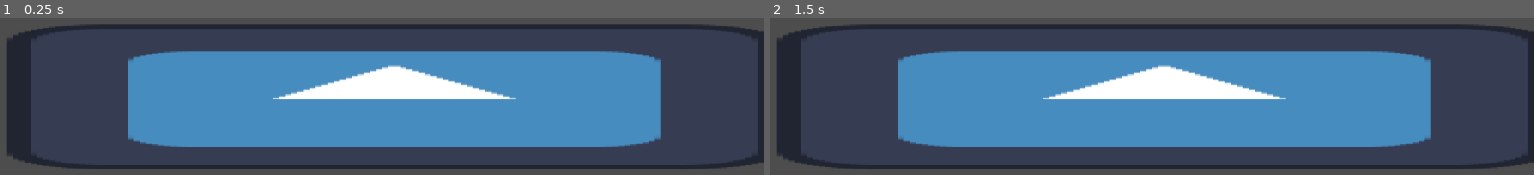
Above: before the commit, frames 1-2 (left to right).
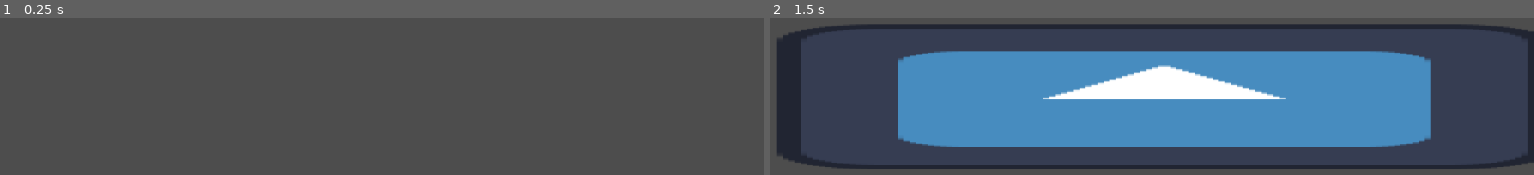
Above: after the commit, the same moments.

Repository: jible/Platform-fighter
Game: Godot game, scene res://scenes/helper_scenes/match_select.tscn
Two runs of this game, one before a commit and one after it. Both use one fixed random seed, a clock stepped at 60 frames per second and the inputs below. Before the commit the project starts from res://scenes/helper_scenes/play_scene.tscn. The engine's default icon, where the game draws it, is replaced by a stand-in: a white triangle on a blue panel in a dark square.
Inputs (mouse positions are in pixels of both pictures, inside the frame that each line leads up to):
- Up to frame 1 (0.25 s): no input
- Up to frame 2 (1.5 s): tap Enter (start) at 0.5 s; move the mouse to (outside the picture) at 0.52 s; hold D 0.53-1.25 s; hold Enter (start) 0.53-1.25 s; click (outside the picture) at 0.67 s; tap Space at 0.77 s; drag from (outside the picture) to (1090, 82) at 1.27 s

The runs differ from the first frame. In frame 1, 52% of the frame differs, in the area x 0-100%, y 3-97%; in frame 2, nothing differs.

Commit message:
added hitbox editor

Diff:
--- a/platform-fighter/characters/test_character/test_character.tscn
+++ b/platform-fighter/characters/test_character/test_character.tscn
@@ -9,8 +9,8 @@
 [ext_resource type="Script" uid="uid://bm3an7ro8eqsd" path="res://components/for_characters/hitbox_hurtbox/hurtbox.gd" id="14_lo27l"]
 
 [sub_resource type="CapsuleShape2D" id="CapsuleShape2D_fecar"]
-radius = 100.0
-height = 250.0
+radius = 500.0
+height = 1000.0
 
 [sub_resource type="CircleShape2D" id="CircleShape2D_fecar"]
 
@@ -131,13 +131,13 @@
 tracks/0/imported = false
 tracks/0/enabled = true
 tracks/0/path = NodePath("SpriteManager/StateMachine/Punch/hitbox:position")
-tracks/0/interp = 0
-tracks/0/loop_wrap = true
-tracks/0/keys = {
-"times": PackedFloat32Array(0),
-"transitions": PackedFloat32Array(1),
-"update": 1,
-"values": [Vector2(150, 80)]
+tracks/0/interp = 1
+tracks/0/loop_wrap = true
+tracks/0/keys = {
+"times": PackedFloat32Array(2, 6),
+"transitions": PackedFloat32Array(1, 1),
+"update": 0,
+"values": [Vector2(0, 0), Vector2(200, 70)]
 }
 tracks/1/type = "value"
 tracks/1/imported = false
@@ -146,7 +146,7 @@
 tracks/1/interp = 0
 tracks/1/loop_wrap = true
 tracks/1/keys = {
-"times": PackedFloat32Array(3, 5),
+"times": PackedFloat32Array(2, 7),
 "transitions": PackedFloat32Array(1, 1),
 "update": 1,
 "values": [true, false]
@@ -158,7 +158,7 @@
 tracks/2/interp = 1
 tracks/2/loop_wrap = true
 tracks/2/keys = {
-"times": PackedFloat32Array(3, 5),
+"times": PackedFloat32Array(2, 7),
 "transitions": PackedFloat32Array(1, 1),
 "values": [{
 "args": [],
@@ -236,10 +236,13 @@
 &"Walk": SubResource("Animation_m32lo")
 }
 
-[node name="TestCharacter" instance=ExtResource("1_ka262")]
+[node name="TestCharacter" unique_id=1733709129 instance=ExtResource("1_ka262")]
 scale = Vector2(15, 15)
 
-[node name="PunchBehavior" type="Node" parent="CharacterBody/BehaviorManager" index="0" node_paths=PackedStringArray("base_character", "state_machine")]
+[node name="CollisionShape2D" parent="CharacterBody" index="0"]
+visible = false
+
+[node name="PunchBehavior" type="Node" parent="CharacterBody/BehaviorManager" index="0" unique_id=1924195955 node_paths=PackedStringArray("base_character", "state_machine")]
 script = ExtResource("2_ka262")
 priority = 2
 valid_states = Array[String](["Idle", "Aerial", "Walk"])
@@ -250,9 +253,10 @@
 [node name="SpriteManager" parent="." index="1"]
 sprite_frames = ExtResource("3_6ropc")
 animation = &"Punch"
+frame = 6
 snap = true
 
-[node name="Punch" type="Node2D" parent="SpriteManager/StateMachine" index="0" node_paths=PackedStringArray("base_character", "state_machine", "character_body")]
+[node name="Punch" type="Node2D" parent="SpriteManager/StateMachine" index="0" unique_id=566795449 node_paths=PackedStringArray("base_character", "state_machine", "character_body")]
 script = ExtResource("3_cu1ws")
 base_character = NodePath("../../..")
 state_machine = NodePath("..")
@@ -262,18 +266,20 @@
 anim_target_frame_rate = 12.0
 metadata/_custom_type_script = "uid://cmitgdh8qbd2q"
 
-[node name="hitbox" parent="SpriteManager/StateMachine/Punch" index="0" node_paths=PackedStringArray("collision_shape", "base_character") instance=ExtResource("5_ktjrq")]
-position = Vector2(150, 80)
+[node name="hitbox" parent="SpriteManager/StateMachine/Punch" index="0" unique_id=1238400002 node_paths=PackedStringArray("collision_shape", "base_character") instance=ExtResource("5_ktjrq")]
+visible = false
+position = Vector2(200, 70)
 collision_shape = NodePath("collision")
 base_character = NodePath("../../../..")
-knockback_magnitude = 1000.0
-knockback_vector = Vector2(0.71, -0.71)
-
-[node name="collision" type="CollisionShape2D" parent="SpriteManager/StateMachine/Punch/hitbox" index="1"]
+damage = 100.0
+knockback_magnitude = 5000.0
+knockback_vector = Vector2(0, -1)
+
+[node name="collision" type="CollisionShape2D" parent="SpriteManager/StateMachine/Punch/hitbox" index="1" unique_id=1997466450]
 shape = SubResource("CapsuleShape2D_fecar")
 debug_color = Color(0.180392, 0.627451, 0.423529, 0.47451)
 
-[node name="Dash" type="Node2D" parent="SpriteManager/StateMachine" index="1" node_paths=PackedStringArray("input_handler", "base_character", "state_machine", "character_body")]
+[node name="Dash" type="Node2D" parent="SpriteManager/StateMachine" index="1" unique_id=381482758 node_paths=PackedStringArray("input_handler", "base_character", "state_machine", "character_body")]
 script = ExtResource("7_ey8be")
 input_handler = NodePath("../../../InputHandler")
 base_character = NodePath("../../..")
@@ -284,7 +290,8 @@
 anim_target_frame_rate = 12.0
 metadata/_custom_type_script = "uid://cmitgdh8qbd2q"
 
-[node name="Hurtbox" type="Area2D" parent="SpriteManager" index="1" node_paths=PackedStringArray("base_character", "character_body")]
+[node name="Hurtbox" type="Area2D" parent="SpriteManager" index="1" unique_id=1007828090 node_paths=PackedStringArray("base_character", "character_body")]
+visible = false
 position = Vector2(-0.69, 2.365)
 scale = Vector2(0.585, 0.585)
 script = ExtResource("14_lo27l")
@@ -292,13 +299,11 @@
 character_body = NodePath("../../CharacterBody")
 metadata/_custom_type_script = "uid://bm3an7ro8eqsd"
 
-[node name="CollisionShape2D" type="CollisionShape2D" parent="SpriteManager/Hurtbox" index="0"]
+[node name="CollisionShape2D" type="CollisionShape2D" parent="SpriteManager/Hurtbox" index="0" unique_id=814915763]
 shape = SubResource("CircleShape2D_fecar")
 debug_color = Color(0.78017, 0.368825, 0.61371, 0.42)
 
 [node name="AnimationPlayer" parent="." index="2"]
-libraries = {
-&"": SubResource("AnimationLibrary_kwm21")
-}
+libraries/ = SubResource("AnimationLibrary_kwm21")
 
 [connection signal="button_pressed" from="InputHandler" to="CharacterBody/BehaviorManager/PunchBehavior" method="_on_input_handler_button_pressed"]
--- a/platform-fighter/project.godot
+++ b/platform-fighter/project.godot
@@ -8,11 +8,15 @@
 
 config_version=5
 
+[animation]
+
+compatibility/default_parent_skeleton_in_mesh_instance_3d=true
+
 [application]
 
 config/name="platform fighter"
-run/main_scene="uid://mbd7hr8paxe0"
-config/features=PackedStringArray("4.5", "Forward Plus")
+run/main_scene="uid://jcsxl6gsxp3b"
+config/features=PackedStringArray("4.6", "Forward Plus")
 config/icon="res://assets/images/icon.svg"
 
 [autoload]
Not shown, changed: platform-fighter/addons/hitbox_editor/hitbox_editor.gd
Not shown, changed: platform-fighter/addons/hitbox_editor/hitbox_editor.tscn
Not shown, changed: platform-fighter/assets/images/icon.svg.import
Not shown: 1 places in platform-fighter/assets/spriteframes/test_character.tres that only renumber resources
Not shown, changed: platform-fighter/assets/spritesheets/knight.png.import
Not shown, changed: platform-fighter/assets/spritesheets/player_ss1.png.import
Not shown: 1 places in platform-fighter/characters/test_character/test_character.tscn that only renumber resources
